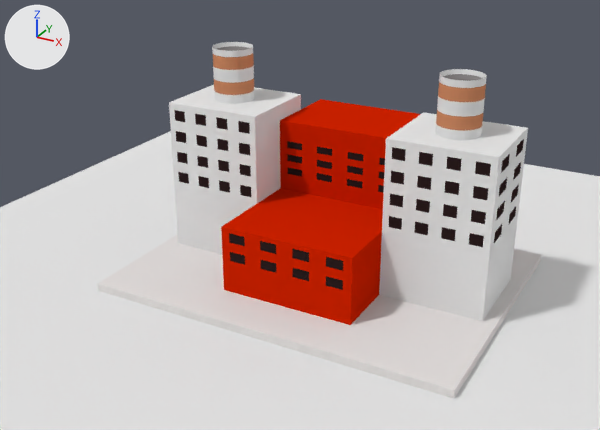
A saved change to the Blender file image_source/blender/redesign/Bot_spezialgebaeude_1_schatten.blend.
One viewpoint serves both versions: a 50 mm lens placed at (5.85, -8.48, 11.96), pointed at (0.17, 1.84, 6.8). The lights are fixed; the arrows at upper left show +X, +Y and +Z.
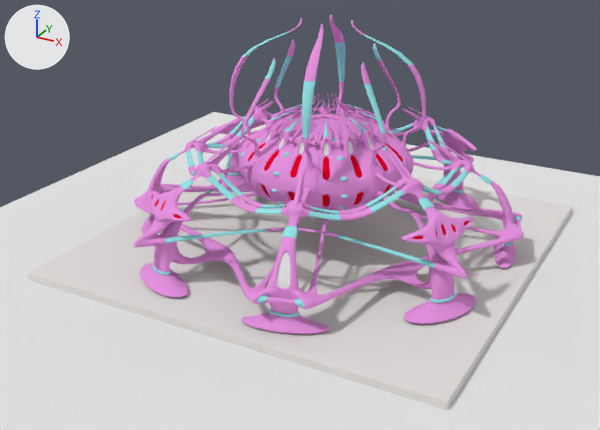
Where the change shows, as pixel boxes (x1, y1, x2, y2) in the pictures (600 x 430 px):
'Cube.001', deleted
    before: (169, 42, 528, 325)
    faces in mat_material_004 (white #e7e7e7): (169, 85, 528, 321)
    faces in mat_material_005 (red #cf2200): (221, 99, 420, 325)
    faces in mat_material_001 (black #2b1e1e): (174, 110, 524, 290)
    faces in mat_material (orange #ce8962): (213, 53, 486, 131)
'Cube.002', mesh rescaled
    before: (98, 235, 541, 398)
    after: (27, 164, 572, 410)
'Mesh.002', added (pink)
    after: (134, 14, 524, 334)
    faces in mat_material_017 (pink #e794e0): (134, 14, 524, 334)
    faces in mat_material_006 (cyan #96e4e7): (150, 32, 521, 317)
    faces in mat_material_019 (red #e70027): (152, 114, 469, 239)
    faces in mat_material_004 (white #e7e7e7): (266, 131, 511, 288)

What changed in the scene script:
```text
Add mat_material_019:
    mat_material_019 = diffuse_material('Material.019')
    mat_material_019.base_color = (0.8, 0.0, 0.0198)  # red #e70026
Add mat_material_017:
    mat_material_017 = diffuse_material('Material.017')
    mat_material_017.base_color = (0.8, 0.294, 0.744)  # pink #e794e0
Add mat_material_006:
    mat_material_006 = diffuse_material('Material.006')
    mat_material_006.base_color = (0.307, 0.778, 0.8)  # cyan #96e4e7
Change me_cube:
    where me_cube.from_pydata(...)  # 8 vertices, 6 faces; spans x -1.0..0.9, y -0.71..1.36, z -1.0..1.0
    used by ob_cube_002; location = (0.98, 0.83, 6.15); scale = (2.84, 1.96, 0.0568)
    me_cube part 1: the whole mesh is scaled about its middle by (1.21, 1.6, 1), then moved by (-0.2, 0.49, 0.0)
Add me_mesh_002:
    me_mesh_002.from_pydata(...)  # 6074 vertices, 6224 faces; spans x -2.3..2.3, y -2.3..2.3, z -2.09..3.51
    me_mesh_002.polygons.foreach_set('use_smooth', [True] * 6224)
    # faces by material slot: [4804, 160, 572, 688]
    me_mesh_002.materials.append(mat_material_017)  # pink #e794e0
    me_mesh_002.materials.append(mat_material_004)  # white #e7e7e7
    me_mesh_002.materials.append(mat_material_019)  # red #e70026
    me_mesh_002.materials.append(mat_material_006)  # cyan #96e4e7
Remove ob_cube_001:
    ob_cube_001 = bpy.data.objects.new('Cube.001', me_cube_001)
    ob_cube_001.location = (0.85, 2.47, 7.04)
    ob_cube_001.scale = (1.0, 2.25, 1.0)
Add ob_mesh_002:
    ob_mesh_002 = bpy.data.objects.new('Mesh.002', me_mesh_002)
    ob_mesh_002.location = (0.29, 2.43, 7.52)
    ob_mesh_002.scale = (1.34, 1.34, 0.63)
    _m = ob_mesh_002.modifiers.new('Subsurf', 'SUBSURF')
    _m.levels = 0
    _m.render_levels = 3
```
